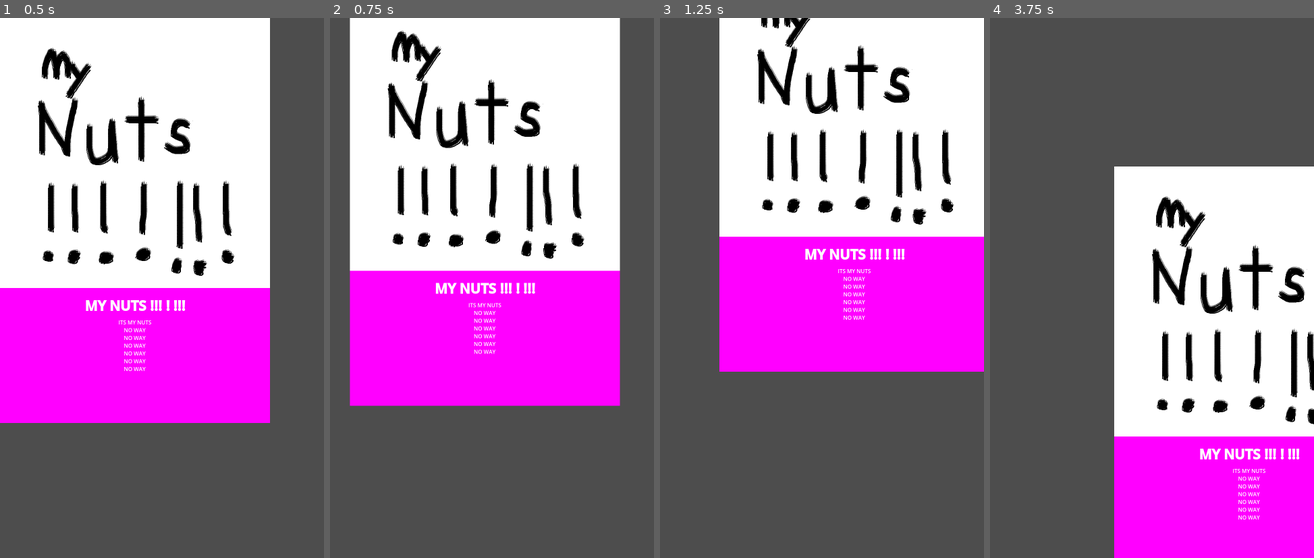
Above: before the commit, frames 1-4 (left to right).
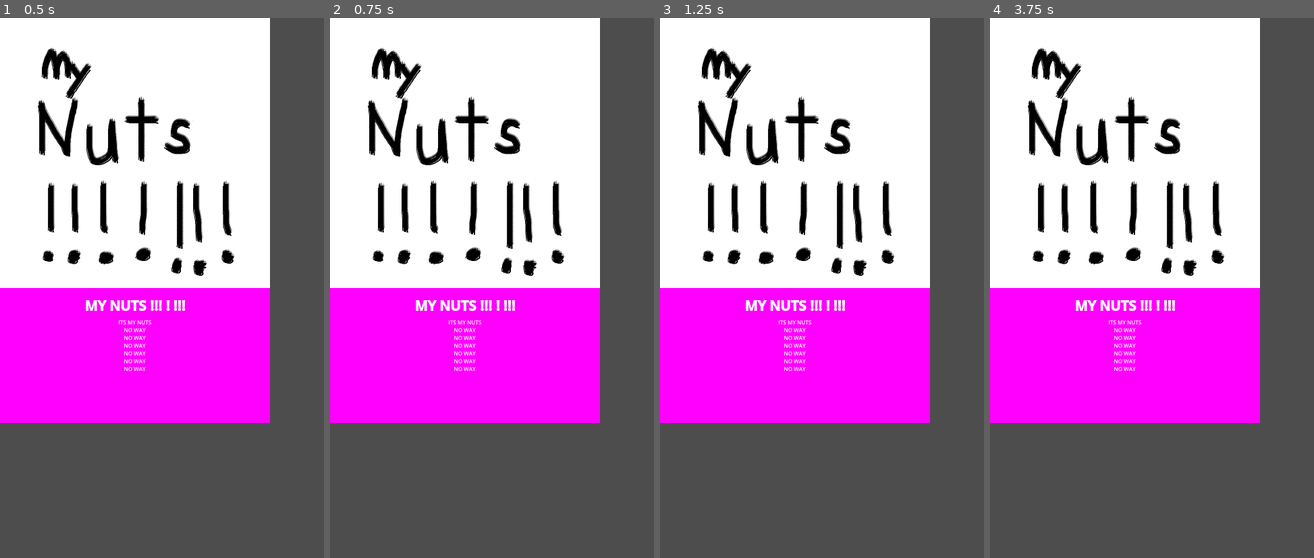
Above: after the commit, the same moments.

Repository: OrangeJuiceD108/Screentime_Showdown
Game: Godot game, scene res://Scenes/card_template_test_scene.tscn
The game is run twice, just before and just after one commit, with the same random seed, the same clock (stepped at 60 frames per second) and the same inputs.
Inputs (mouse positions are in pixels of both pictures, inside the frame that each line leads up to):
- Up to frame 1 (0.5 s): no input
- Up to frame 2 (0.75 s): tap Enter at 0.5 s; drag from (466, 223) to (524, 169) at 0.52 s
- Up to frame 3 (1.25 s): no input
- Up to frame 4 (3.75 s): tap Space at 1.25, 2.75 s; drag from (1087, 315) to (1184, 169) at 1.27 s; tap Enter at 2, 3.5 s; click (1184, 169) at 2.17 s; drag from (1135, 396) to (1054, 207) at 2.77 s; move the mouse to (1249, 369) at 3.52 s; click (1249, 369) at 3.67 s

Frame 1 is identical in both runs. In frame 2, 23% of the frame differs, in the area x 0-90%, y 0-75%; in frame 3, 44%; in frame 4, 77%, in the area x 0-100%, y 0-100%.
Error before the commit: Invalid access to property or key 'position' on a base object of type 'InputEventKey'. (res://Scripts/card.gd:18)

Commit message:
added some random

Diff:
--- /dev/null
+++ b/screentime_showdown/Prefabs/cardPack.gd
@@ -0,0 +1,34 @@
+extends Node2D
+
+var CardList = ["res://Resources/my_nuts.tres", "common2", "common3", "uncommon1", "uncommon2", "rare1", "rare2"]
+var commons = ["common1", "common2", "common3"]
+var uncommons = ["uncommon1", "uncommon2"]
+var rares = ["rare1", "rare2"]
+
+# pack_size: int
+# rarity_dist: Array [common_percent, uncommon_percent, rare_percent]
+# guaranteed: Array [#common, #uncommon, #rare]
+func open_pack(pack_size: int, rarity_dist: Array, guaranteed: Array) -> Array:
+	var return_pack = []
+
+	# Add guaranteed cards
+	for j in range(guaranteed[0]):
+		return_pack.append(commons[randi() % commons.size()])
+	for l in range(guaranteed[1]):
+		return_pack.append(uncommons[randi() % uncommons.size()])
+	for p in range(guaranteed[2]):
+		return_pack.append(rares[randi() % rares.size()])
+
+	var total_guaranteed = guaranteed[0] + guaranteed[1] + guaranteed[2]
+
+	# Add the rest of the cards based on probability
+	for i in range(pack_size - total_guaranteed):
+		var chance = randi() % 100
+		if chance < rarity_dist[0]:
+			return_pack.append(commons[randi() % commons.size()])
+		elif chance < rarity_dist[0] + rarity_dist[1]:
+			return_pack.append(uncommons[randi() % uncommons.size()])
+		else:
+			return_pack.append(rares[randi() % rares.size()])
+
+	return return_pack
--- a/screentime_showdown/Scenes/card_template_test_scene.tscn
+++ b/screentime_showdown/Scenes/card_template_test_scene.tscn
@@ -1,7 +1,9 @@
-[gd_scene load_steps=2 format=3 uid="uid://cceyconubveap"]
+[gd_scene load_steps=3 format=3 uid="uid://cceyconubveap"]
 
 [ext_resource type="PackedScene" uid="uid://doncp8713p5l0" path="res://Prefabs/card.tscn" id="1_7gou4"]
+[ext_resource type="Script" path="res://Prefabs/cardPack.gd" id="2_3u0ta"]
 
 [node name="Card Template Test Scene" type="Node2D"]
 
 [node name="Card" parent="." instance=ExtResource("1_7gou4")]
+script = ExtResource("2_3u0ta")
